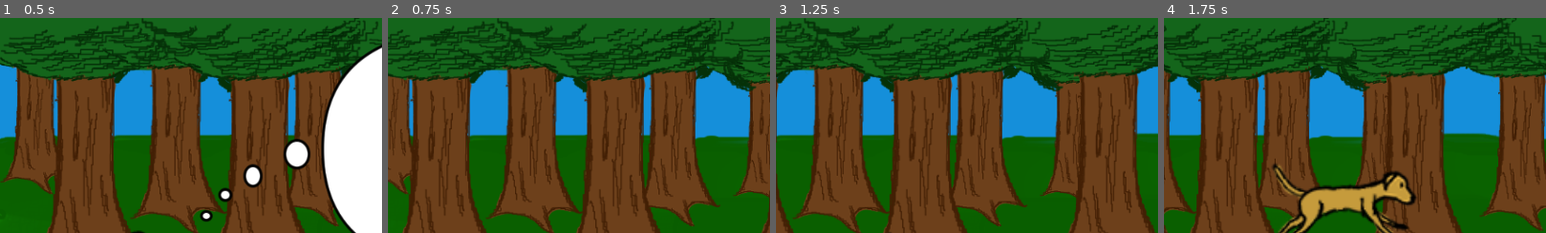
Above: before the commit, frames 1-4 (left to right).
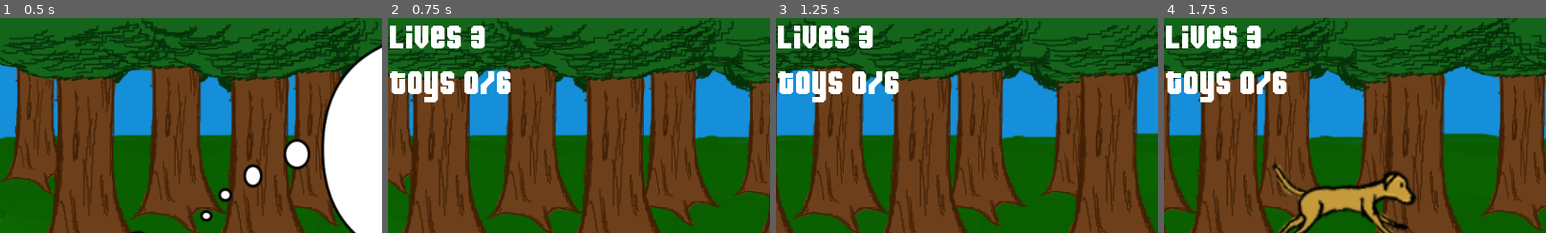
Above: after the commit, the same moments.

Repository: arthurnog/carameloProject
Game: Godot game, scene res://src/scene/GAME.tscn
The game is run twice, just before and just after one commit, with the same random seed, the same clock (stepped at 60 frames per second) and the same inputs. The engine's default icon, where the game draws it, is replaced by a stand-in: a white triangle on a blue panel in a dark square.
Inputs (mouse positions are % of the whole screen's width and height, from its top left):
- Up to frame 1 (0.5 s): no input
- Up to frame 2 (0.75 s): move the mouse to (72, 45) at 0.52 s; press the mouse at (72, 45) at 0.53 s
- Up to frame 3 (1.25 s): no input
- Up to frame 4 (1.75 s): move the mouse to (30, 55) at 1.27 s; release the mouse at (30, 55) at 1.28 s; click (30, 55) at 1.35 s
The pictures show only the part of the screen within x 0-50%, y 0-50%; the shares and areas given below are measured in that part.

Frame 1 is identical in both runs. In frame 2, 4.3% of the frame differs, in the area x 0-33%, y 3-40%; in frame 3, 4.3%; in frame 4, 4.3%.

Commit message:
nos de reprodução de audio adicionados

Diff:
--- a/src/scene/GAME.tscn
+++ b/src/scene/GAME.tscn
@@ -8,6 +8,13 @@
 [ext_resource path="res://src/script/cenarioPai.gd" type="Script" id=6]
 [ext_resource path="res://src/script/itemSpawn.gd" type="Script" id=7]
 [ext_resource path="res://src/sprites/START.png" type="Texture" id=8]
+[ext_resource path="res://src/fonts/pixeldown.ttf" type="DynamicFontData" id=9]
+
+[sub_resource type="DynamicFont" id=1]
+font_data = ExtResource( 9 )
+
+[sub_resource type="DynamicFont" id=2]
+font_data = ExtResource( 9 )
 
 [node name="GAME" type="Node2D"]
 script = ExtResource( 4 )
@@ -38,18 +45,54 @@
 position = Vector2( 385.131, 205.179 )
 scale = Vector2( 0.84134, 0.880873 )
 texture = ExtResource( 8 )
+
+[node name="GUI" type="CanvasLayer" parent="."]
+
+[node name="MarginContainer" type="MarginContainer" parent="GUI"]
+visible = false
+margin_right = 40.0
+margin_bottom = 40.0
+__meta__ = {
+"_edit_use_anchors_": false
+}
+
+[node name="LIVES" type="Label" parent="GUI/MarginContainer"]
+margin_right = 115.0
+margin_bottom = 45.0
+custom_fonts/font = SubResource( 1 )
+text = "LIVES 3"
+
+[node name="MarginContainer2" type="MarginContainer" parent="GUI"]
+visible = false
+margin_top = 50.0
+margin_right = 144.0
+margin_bottom = 95.0
+__meta__ = {
+"_edit_use_anchors_": false
+}
+
+[node name="TOYS" type="Label" parent="GUI/MarginContainer2"]
+margin_right = 144.0
+margin_bottom = 45.0
+custom_fonts/font = SubResource( 2 )
+text = "TOYS 0/6"
+uppercase = true
+
+[node name="AudioStreamPlayer2D" type="AudioStreamPlayer2D" parent="."]
+[connection signal="START" from="." to="obstaculos" method="_on_GAME_START"]
+[connection signal="START" from="." to="dog" method="_on_GAME_START"]
+[connection signal="START" from="." to="dogMal" method="_on_GAME_START"]
 [connection signal="START" from="." to="cenario" method="_on_GAME_START"]
-[connection signal="START" from="." to="dogMal" method="_on_GAME_START"]
-[connection signal="START" from="." to="dog" method="_on_GAME_START"]
 [connection signal="START" from="." to="itens" method="_on_GAME_START"]
-[connection signal="START" from="." to="obstaculos" method="_on_GAME_START"]
+[connection signal="cool" from="dogMal" to="obstaculos" method="_on_dogMal_cool"]
+[connection signal="cool" from="dogMal" to="dog" method="_on_dogMal_cool"]
 [connection signal="cool" from="dogMal" to="cenario" method="_on_dogMal_cool"]
-[connection signal="cool" from="dogMal" to="dog" method="_on_dogMal_cool"]
-[connection signal="cool" from="dogMal" to="obstaculos" method="_on_dogMal_cool"]
+[connection signal="fear" from="dogMal" to="obstaculos" method="_on_dogMal_fear"]
+[connection signal="fear" from="dogMal" to="dog" method="_on_dogMal_fear"]
 [connection signal="fear" from="dogMal" to="cenario" method="_on_dogMal_fear"]
-[connection signal="fear" from="dogMal" to="dog" method="_on_dogMal_fear"]
-[connection signal="fear" from="dogMal" to="obstaculos" method="_on_dogMal_fear"]
+[connection signal="catch" from="dog" to="." method="_on_dog_catch"]
 [connection signal="dead" from="dog" to="." method="_on_dog_dead"]
+[connection signal="hit" from="dog" to="." method="_on_dog_hit"]
 [connection signal="win" from="dog" to="." method="_on_dog_win"]
 [connection signal="timeout" from="itens/TimerI" to="itens" method="_on_TimerI_timeout"]
 [connection signal="timeout" from="obstaculos/TimerO" to="obstaculos" method="_on_TimerO_timeout"]
--- a/src/scene/dog.tscn
+++ b/src/scene/dog.tscn
@@ -20,14 +20,14 @@
 "name": "idle",
 "speed": 5.0
 }, {
+"frames": [ ExtResource( 12 ), ExtResource( 6 ), ExtResource( 9 ), ExtResource( 8 ) ],
+"loop": true,
+"name": "run",
+"speed": 5.0
+}, {
 "frames": [ ExtResource( 11 ), ExtResource( 5 ), ExtResource( 4 ), ExtResource( 10 ) ],
 "loop": true,
 "name": "fear",
-"speed": 5.0
-}, {
-"frames": [ ExtResource( 12 ), ExtResource( 6 ), ExtResource( 9 ), ExtResource( 8 ) ],
-"loop": true,
-"name": "run",
 "speed": 5.0
 } ]
 
@@ -47,7 +47,7 @@
 scale = Vector2( 1.5, 1.5 )
 frames = SubResource( 1 )
 animation = "run"
-frame = 3
+frame = 1
 playing = true
 offset = Vector2( 0, -50 )
 
@@ -68,6 +68,8 @@
 disabled = true
 
 [node name="Tween" type="Tween" parent="."]
+
+[node name="AudioStreamPlayer2D" type="AudioStreamPlayer2D" parent="."]
 [connection signal="body_entered" from="Area2D" to="." method="_on_Area2D_body_entered"]
 [connection signal="area_entered" from="Area2D2" to="." method="_on_Area2D_area_entered"]
 [connection signal="tween_completed" from="Tween" to="." method="_on_Tween_tween_completed"]
--- a/src/scene/dogMal.tscn
+++ b/src/scene/dogMal.tscn
@@ -22,7 +22,6 @@
 scale = Vector2( 1.8, 1.8 )
 frames = SubResource( 1 )
 animation = "run"
-frame = 2
 playing = true
 
 [node name="Timer0" type="Timer" parent="."]
@@ -37,6 +36,8 @@
 scale = Vector2( 7.50834, 7.38929 )
 
 [node name="Tween" type="Tween" parent="."]
+
+[node name="AudioStreamPlayer2D" type="AudioStreamPlayer2D" parent="."]
 [connection signal="timeout" from="Timer0" to="." method="_on_Timer0_timeout"]
 [connection signal="timeout" from="Timer1" to="." method="_on_Timer1_timeout"]
 [connection signal="screen_entered" from="VisibilityNotifier2D" to="." method="_on_VisibilityNotifier2D_screen_entered"]
--- a/src/script/GAME.gd
+++ b/src/script/GAME.gd
@@ -10,6 +10,8 @@
 		emit_signal("START")
 		set_process_input(false)
 		$Sprite.visible = false
+		$GUI/MarginContainer.visible = true
+		$GUI/MarginContainer2.visible = true
 
 # Called every frame. 'delta' is the elapsed time since the previous frame.
 #func _process(delta):
@@ -29,3 +31,12 @@
 	get_tree().change_scene("res://src/scene/win.tscn")
 	queue_free()
 	pass # Replace with function body.
+
+
+func _on_dog_catch():
+	$GUI/MarginContainer2/TOYS.text = "TOYS " + str($dog.itens) + "/6"
+	pass # Replace with function body.
+
+
+func _on_dog_hit():
+	$GUI/MarginContainer/LIVES.text = "LIVES " + str($dog.life)
--- a/src/script/dog.gd
+++ b/src/script/dog.gd
@@ -3,9 +3,10 @@
 signal dead
 signal catch
 signal win
+signal hit
 
 export (int) var life = 3
-var itens = 0
+export (int) var itens = 0
 
 var jump = false #variavel que diz se o dog pula ou não
 onready var startY = position.y #valor inicial de y do dog
@@ -82,6 +83,7 @@
 	if body.is_in_group("obstacle"):
 		life += -1
 		print(life)
+		emit_signal("hit")
 	elif body.is_in_group("item"):
 		itens += 1
 		print(itens)
Binary file added: src/fonts/pixeldown.ttf
Not shown: 1 places in src/scene/GAME.tscn that only renumber resources
Not shown, added: src/sounds/bump.wav.import
Not shown, added: src/sounds/dog1.wav.import
Not shown, added: src/sounds/dogmal1.wav.import
Not shown, added: src/sounds/item.wav.import
Not shown, added: src/sounds/jump.wav.import
Not shown, changed: src/gameDesign.kra
Not shown, added: src/gameDesign.kra~
Not shown, added: src/sounds/bump.wav
Not shown, added: src/sounds/dog1.wav
Not shown, added: src/sounds/dogmal1.wav
(and 2 more such lines)
